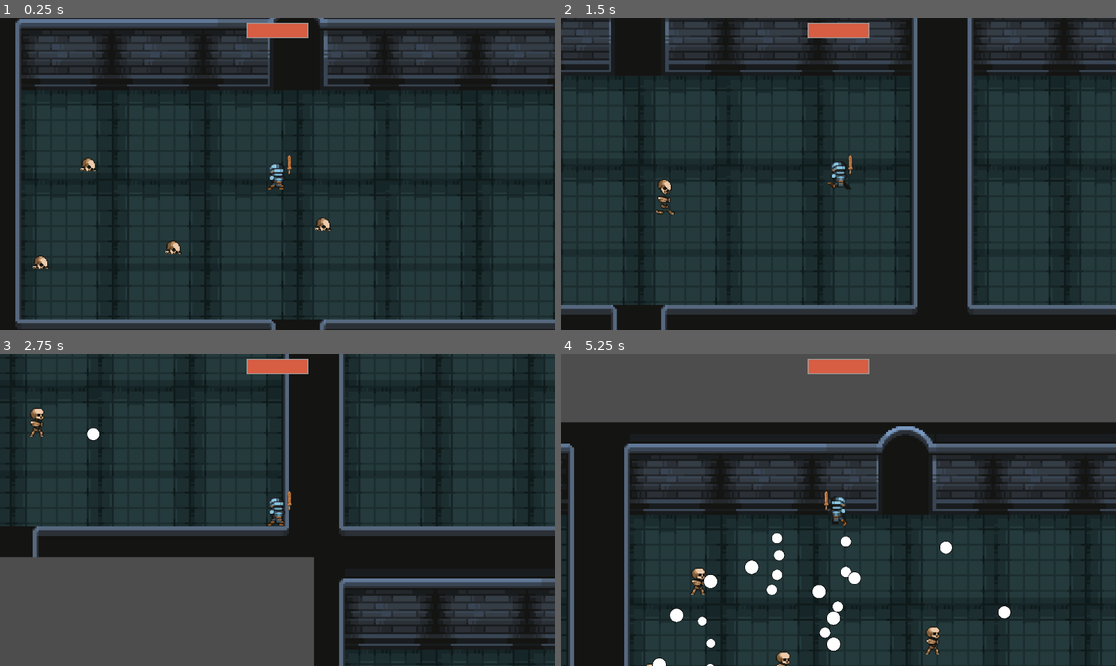
Above: before the commit, frames 1-4 (two rows, left to right).
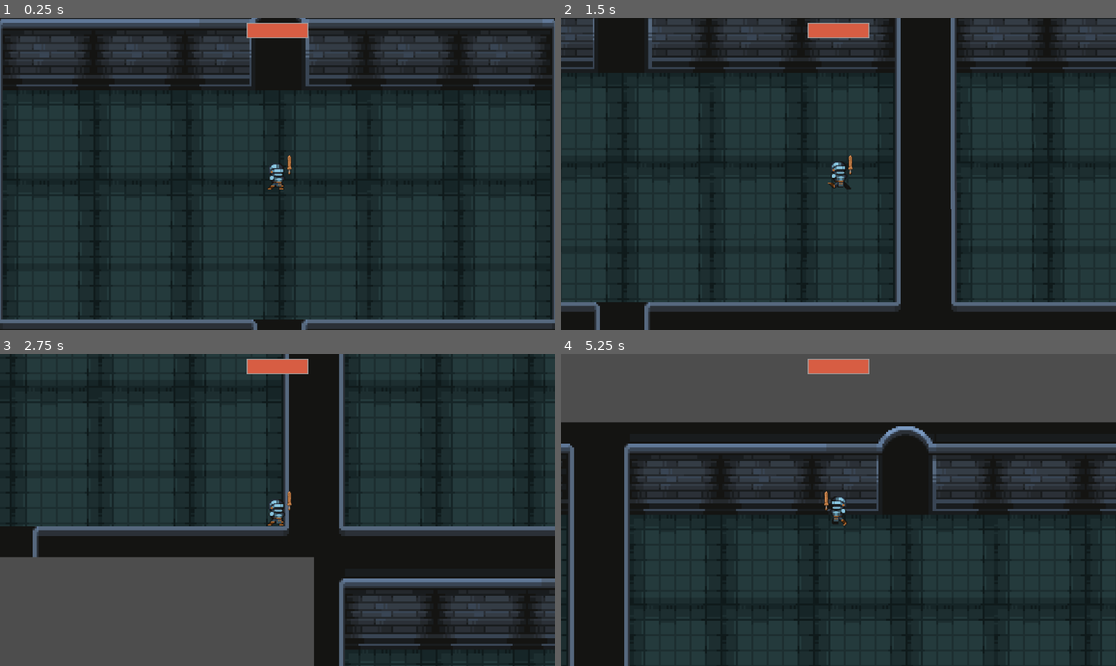
Above: after the commit, the same moments.

Repository: Robert-Riordan-UCD/GameDevJourney
Game: Godot game, scene res://World/Levels/level.tscn
The game is run twice, just before and just after one commit, with the same random seed, the same clock (stepped at 60 frames per second) and the same inputs.
Inputs (mouse positions are in pixels of both pictures, inside the frame that each line leads up to):
- Up to frame 1 (0.25 s): no input
- Up to frame 2 (1.5 s): move the mouse to (960, 158) at 0.52 s; hold D (player_right) 0.53-1.28 s; hold Space (player_dash) 0.53-1.28 s; move the mouse to (727, 189) at 1.27 s; hold S (player_down) from 1.28 s (still down); tap Space (player_dash) at 1.35 s
- Up to frame 3 (2.75 s): move the mouse to (333, 441) at 2.02 s; release S (player_down) at 2.03 s; press the mouse at (333, 441) at 2.03 s; hold D (player_right) from 2.03 s (still down); tap Space (player_dash) at 2.3 s
- Up to frame 4 (5.25 s): move the mouse to (810, 572) at 2.77 s; release D (player_right) at 2.78 s; release the mouse at (810, 572) at 2.78 s; hold W (player_up) 2.78-3.53 s; tap Space (player_dash) at 2.85, 4.55 s; move the mouse to (1005, 556) at 3.52 s; hold Space (player_dash) 3.53-4.28 s; hold A (player_left) 3.53-5.03 s; move the mouse to (672, 463) at 4.27 s; click (672, 463) at 4.35 s; move the mouse to (866, 510) at 5.02 s; hold S (player_down) from 5.03 s (still down); hold Space (player_dash) from 5.03 s (still down)

The runs differ from the first frame. In frame 1, 11% of the frame differs, in the area x 0-100%, y 0-100%; in frame 2, 17%; in frame 3, 0.4%; in frame 4, 1.8%.

Commit message:
Player can't dash through walls anymore

Diff:
--- a/Rougelike_Bullethell_Dungeon_Crawler/Player/Dash.gd
+++ b/Rougelike_Bullethell_Dungeon_Crawler/Player/Dash.gd
@@ -8,19 +8,28 @@
 
 @onready var ray_cast_2d: RayCast2D = $RayCast2D
 
+var dir:Vector2
+
+func _ready() -> void:
+	ray_cast_2d.target_position = Vector2(dash_distance, 0)
+
+func _physics_process(_delta: float) -> void:
+	var speed_left:float = Input.get_axis("player_left", "player_right")
+	var speed_up:float = Input.get_axis("player_up", "player_down")
+	dir = Vector2(speed_left, speed_up).normalized()
+	ray_cast_2d.look_at(global_position+dir)
+#	ray_cast_2d.set_target_position(dir*dash_distance)
+#	print(ray_cast_2d.target_position)
+#	if ray_cast_2d.is_colliding():
+#		ray_cast_2d.target_position = ray_cast_2d.get_collision_point()
+
 func _input(event: InputEvent) -> void:
 	if event.is_action_pressed("player_dash"):
-		var speed_left:float = Input.get_axis("player_left", "player_right")
-		var speed_up:float = Input.get_axis("player_up", "player_down")
-		var dir:Vector2 = Vector2(speed_left, speed_up).normalized()
-
-		var target_position: Vector2 = player.global_position+dash_distance*dir
-		ray_cast_2d.target_position = dir*dash_distance
-		if ray_cast_2d.is_colliding():
-			target_position = ray_cast_2d.get_collision_point()
-
 		player.movement_blocked = true
 		var tween:Tween = create_tween()
-		tween.tween_property(player, "global_position", target_position, dash_time).set_trans(Tween.TRANS_EXPO).set_ease(Tween.EASE_IN)
+		if ray_cast_2d.is_colliding():
+			tween.tween_property(player, "global_position", ray_cast_2d.get_collision_point(), dash_time).set_trans(Tween.TRANS_EXPO).set_ease(Tween.EASE_IN)
+		else:
+			tween.tween_property(player, "global_position", global_position+ray_cast_2d.target_position.rotated(ray_cast_2d.rotation), dash_time).set_trans(Tween.TRANS_EXPO).set_ease(Tween.EASE_IN)
 		await tween.finished
 		player.movement_blocked = false
--- a/Rougelike_Bullethell_Dungeon_Crawler/World/Rooms/room.tscn
+++ b/Rougelike_Bullethell_Dungeon_Crawler/World/Rooms/room.tscn
@@ -45,6 +45,7 @@
 [node name="Room" type="Node2D"]
 scale = Vector2(2, 2)
 script = ExtResource("1_ymctm")
+num_enemies = 0
 
 [node name="Room" type="Sprite2D" parent="."]
 texture_filter = 1
